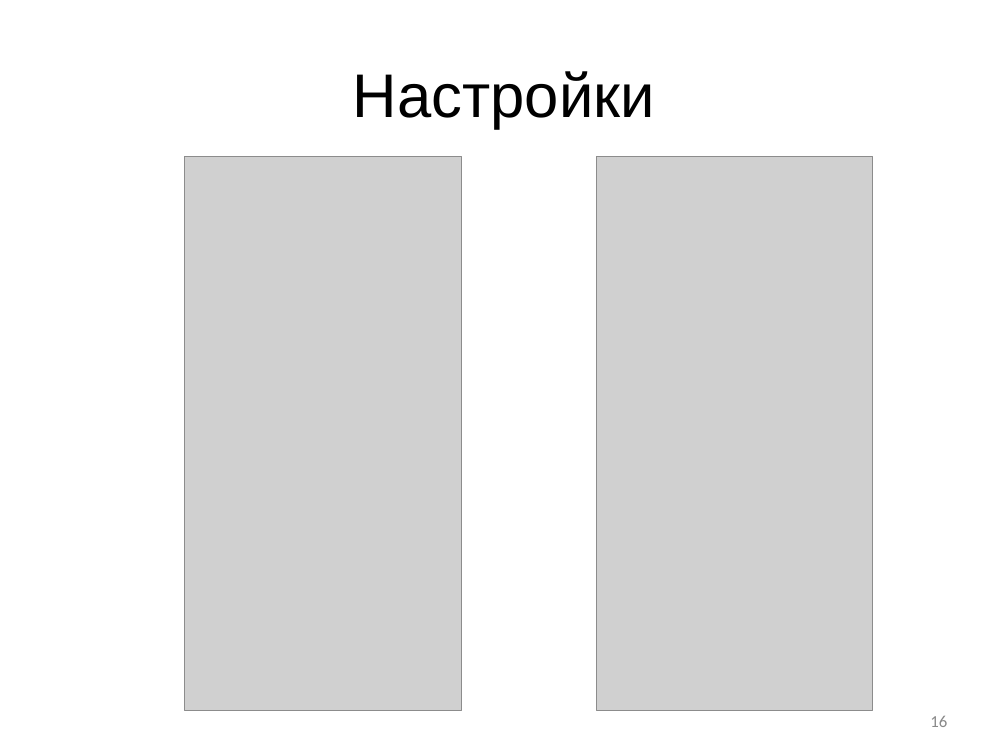
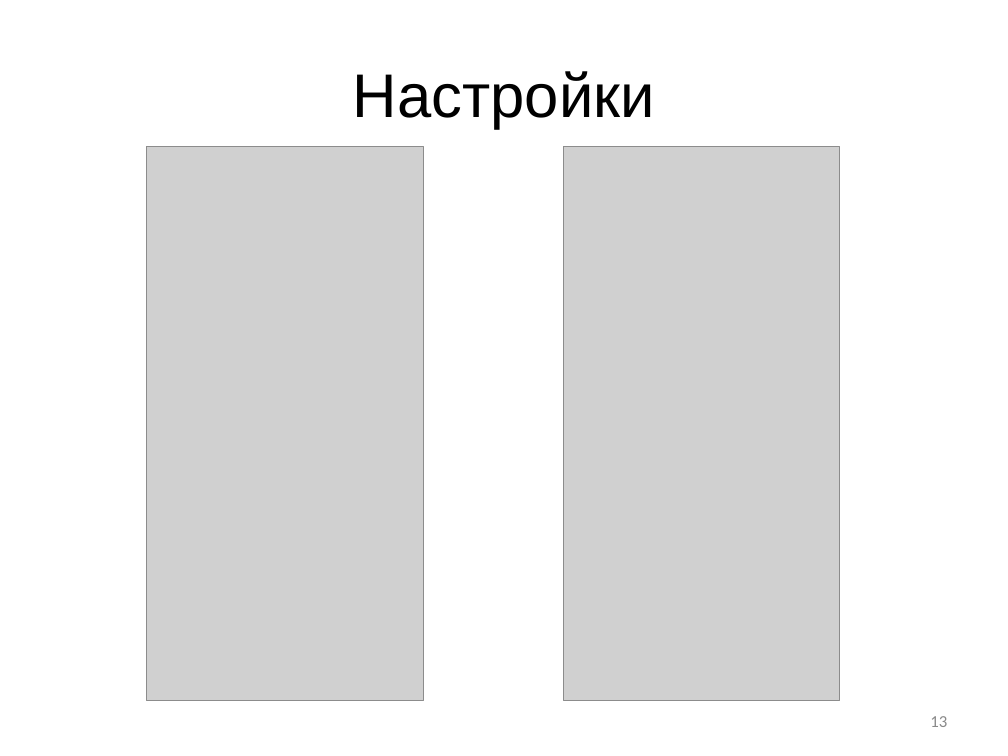
Before and after one commit to M2000h/HSE-APP, a slide deck: slide 13 of Презентация.pptx (slide 16 before the commit). Drawn at 1008x756 pixels with LibreOffice and Linux fonts; fonts in the diff are those of the drawing; grey boxes stand for pictures; background and template pictures are left out. Boxes give left, top, right and bottom in pixels: in the first picture for what was removed or moved away, otherwise in the second. Text is boxed around its words. In the diff, an @@ line names an element or a change of style, - is before the commit and + after.

```diff
--- a/Презентация.pptx
+++ b/Презентация.pptx
@@ picture: place and size @@
-picture at box(184, 156, 462, 711)
+picture at box(146, 146, 423, 701)
@@ picture: place and size @@
-picture at box(596, 156, 873, 711)
+picture at box(563, 146, 841, 701)
@@ page number at box(930, 716, 947, 727): text changed @@
-16
+13
```
Also in this commit, not shown: 14 other slides changed, 2 slides added, 2 other files.
